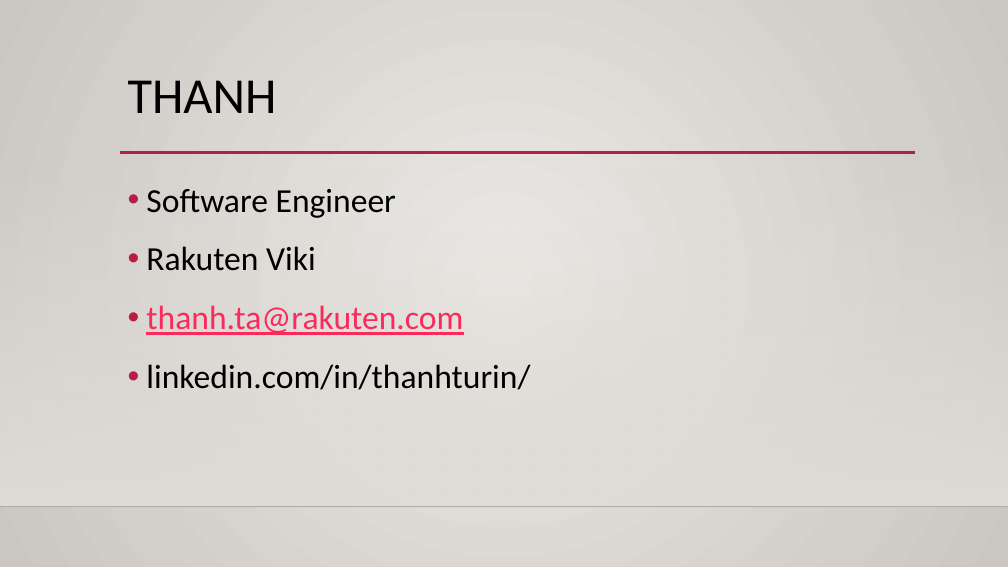
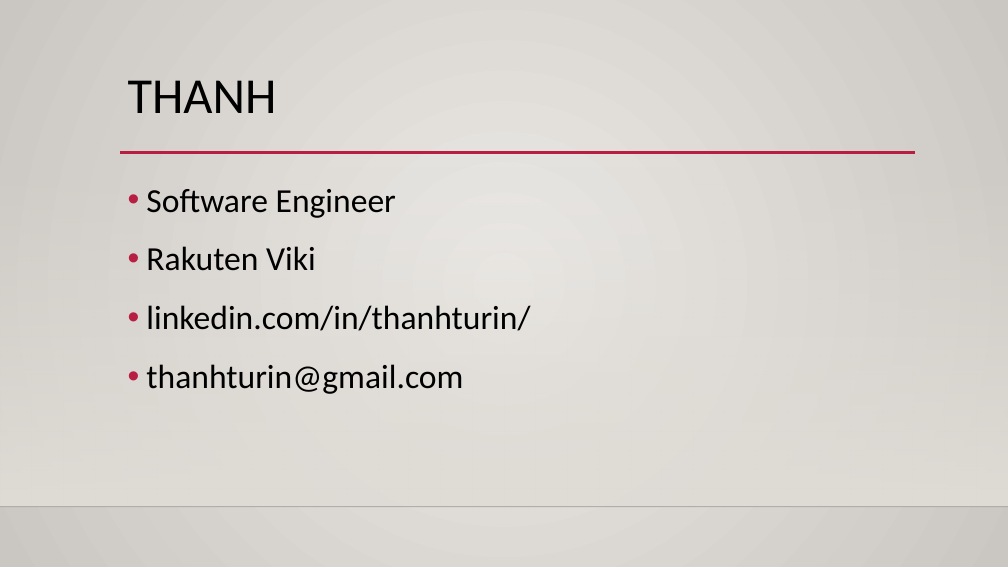
Before and after one commit to ThanhTurin/iOS-meetup-sg, a slide deck: slide 2 of Presentation.pptx (slide 1 before the commit). Drawn at 1008x567 pixels with LibreOffice and Linux fonts; fonts in the diff are those of the drawing; background and template pictures are left out. Boxes give left, top, right and bottom in pixels: in the first picture for what was removed or moved away, otherwise in the second. Text is boxed around its words. In the diff, an @@ line names an element or a change of style, - is before the commit and + after.

```diff
--- a/Presentation.pptx
+++ b/Presentation.pptx
@@ text at [146,305,463,335]: paragraph removed @@
-• thanh.ta@rakuten.com
@@ text at [146,364,463,394]: paragraph added @@
+• thanhturin@gmail.com
```
Also in this commit, not shown: 4 other slides changed, 4 slides added, 4 slides removed.
